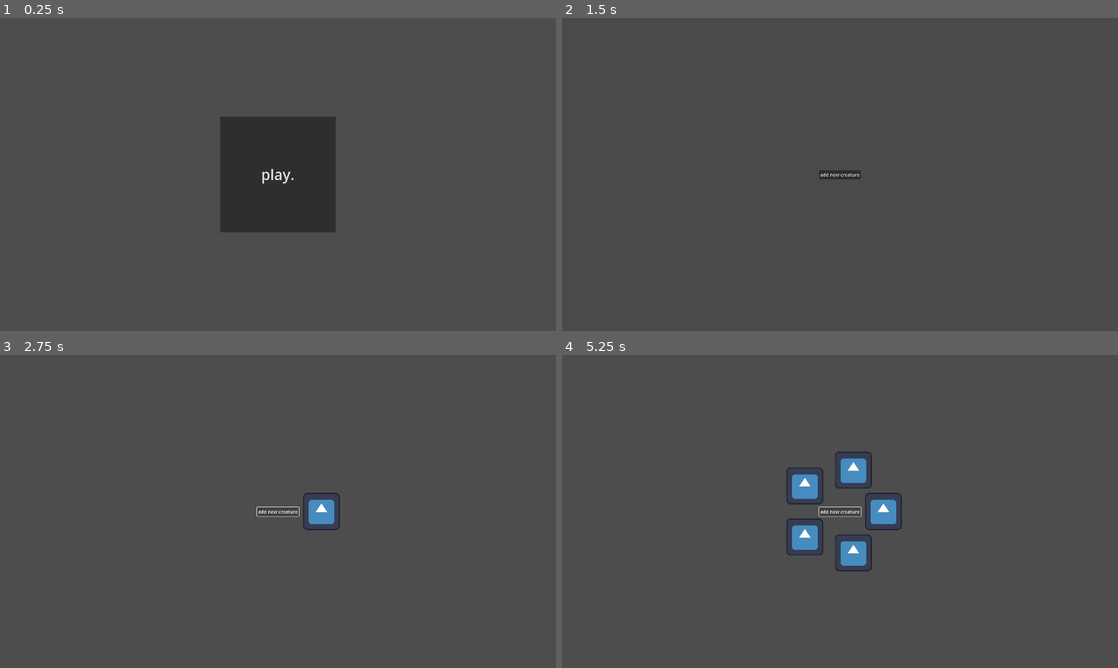
Above: before the commit, frames 1-4 (two rows, left to right).
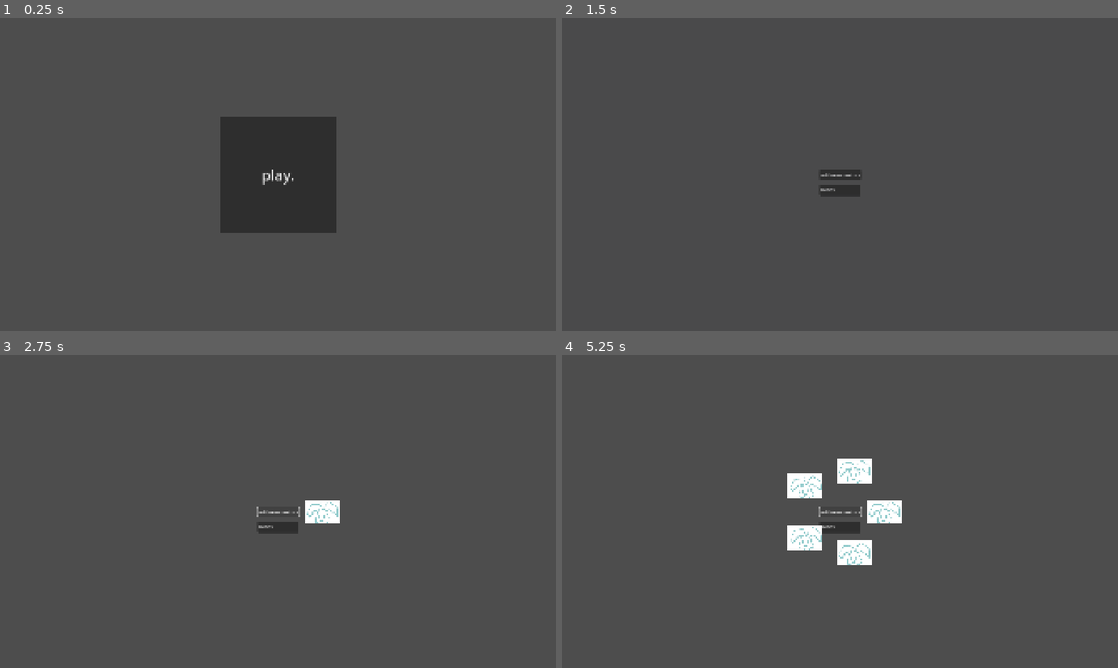
Above: after the commit, the same moments.

Repository: elliotfontaine/gmtk-2025-submission
Game: Godot game, scene res://main.tscn
Same seed, same stepped clock (60 frames per second), same inputs: the game is played once before the commit and once after it. The engine's default icon, where the game draws it, is replaced by a stand-in: a white triangle on a blue panel in a dark square.
Inputs:
- Up to frame 1 (0.25 s): no input
- Up to frame 2 (1.5 s): click "play." at 0.5 s; click "add new creature" at 1.25 s
- Up to frame 3 (2.75 s): click "add new creature" at 2 s
- Up to frame 4 (5.25 s): click "add new creature" at 2.75 s; tap Enter at 3.5, 5 s; tap Space at 4.25 s

The runs differ from the first frame. In frame 1, 0.2% of the frame differs, in the area x 39-61%, y 31-69%; in frame 2, 0.3%; in frame 3, 0.9%; in frame 4, 3.2%, in the area x 40-62%, y 30-70%.

Commit message:
Creature types and portraits (#5)
* quick prototype assets

* text field to specify type, bad code to associate type to image

* scaling--

* project stretch mode to canvas_items - that looks much better for the assets

Diff:
--- a/creature.tscn
+++ b/creature.tscn
@@ -7,4 +7,5 @@
 script = ExtResource("1_fd6ru")
 
 [node name="Sprite2D" type="Sprite2D" parent="."]
+scale = Vector2(0.5, 0.5)
 texture = ExtResource("2_nugsn")
--- a/project.godot
+++ b/project.godot
@@ -23,7 +23,7 @@
 
 window/size/viewport_width=1920
 window/size/viewport_height=1080
-window/stretch/mode="viewport"
+window/stretch/mode="canvas_items"
 
 [rendering]
 
--- a/world.gd
+++ b/world.gd
@@ -2,16 +2,29 @@
 
 const CREATURE = preload("res://creature.tscn")
 
+const BUNNY = preload("res://assets/bunny.png")
+const GRASS = preload("res://assets/grass.png")
+const WORM = preload("res://assets/worm.png")
+
 const minimum_loop_size :int = 150
+
+@onready var text_edit: TextEdit = %TextEdit
 
 var creatures :Array[Creature]
 
 
-func add_creature(nb:int):
+func add_creature(nb:int,type:String):
 	for i in nb:
 		var new_creature := CREATURE.instantiate()
 		add_child(new_creature)
 		creatures.append(new_creature)
+		new_creature.type = type
+		if type == "bunny":
+			new_creature.get_child(0).texture = BUNNY
+		elif type == "worm":
+			new_creature.get_child(0).texture = WORM
+		else:
+			new_creature.get_child(0).texture = GRASS
 
 	var creature_amount = creatures.size()
 	var i :int = 0
@@ -23,7 +36,7 @@
 
 
 func _on_button_add_pressed() -> void:
-	add_creature(1)
+	add_creature(1,text_edit.text)
 
 func run_loop() -> void:
 	for creature :Creature in creatures:
--- a/world.tscn
+++ b/world.tscn
@@ -21,4 +21,14 @@
 grow_vertical = 2
 text = "add new creature"
 
+[node name="TextEdit" type="TextEdit" parent="."]
+unique_name_in_owner = true
+offset_left = -72.0
+offset_top = 32.0
+offset_right = 71.0
+offset_bottom = 72.0
+text = "bunny"
+placeholder_text = "bunny"
+metadata/_edit_use_anchors_ = true
+
 [connection signal="pressed" from="ButtonAdd" to="." method="_on_button_add_pressed"]
Binary file added: assets/bunny.png
Not shown, added: assets/bunny.png.import
Binary file added: assets/grass.png
Not shown, added: assets/grass.png.import
Binary file added: assets/worm.png
Not shown, added: assets/worm.png.import
